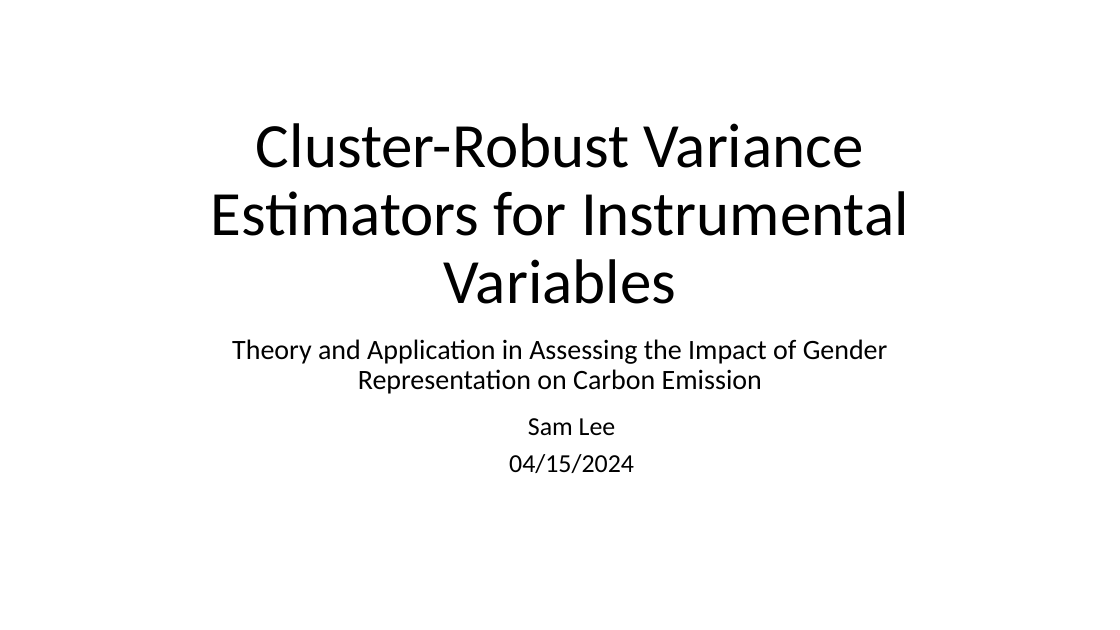
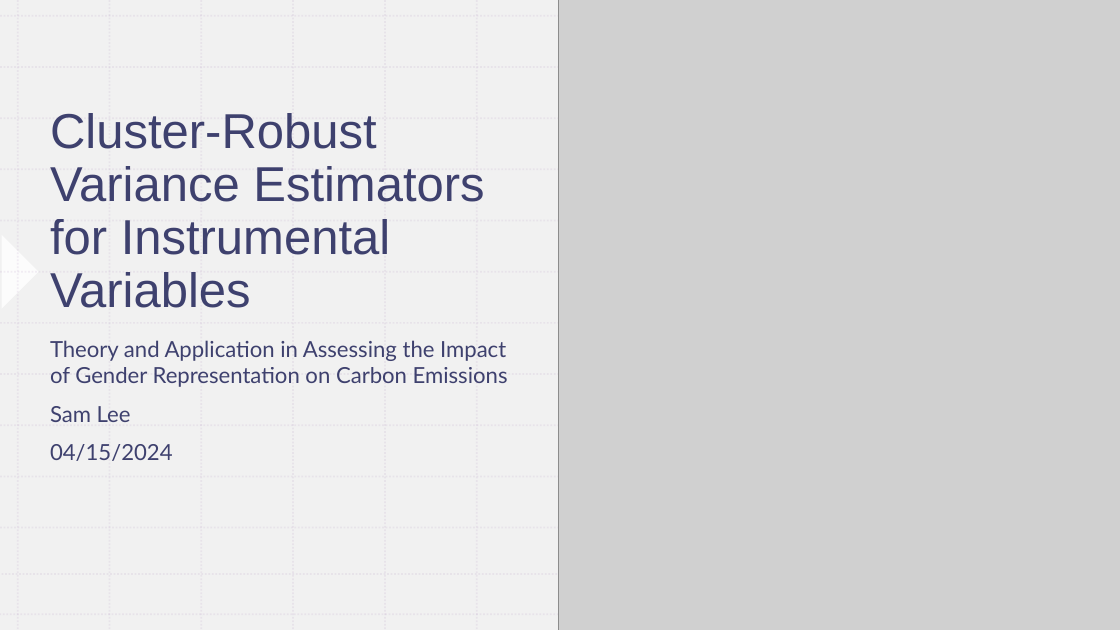
Before and after one commit to SamLeeBYU/Elections, a slide deck: slide 1 of CRVE/Cluster-Robust Variance Estimators for Instrumental Variables.pptx. Drawn at 1120x630 pixels with LibreOffice and Linux fonts; fonts in the diff are those of the drawing; grey boxes stand for pictures. Boxes give left, top, right and bottom in pixels: in the first picture for what was removed or moved away, otherwise in the second. Text is boxed around its words. In the diff, an @@ line names an element or a change of style, - is before the commit and + after.

```diff
--- a/CRVE/Cluster-Robust Variance Estimators for Instrumental Variables.pptx
+++ b/CRVE/Cluster-Robust Variance Estimators for Instrumental Variables.pptx
@@ rectangle added at bbox=[0, 0, 1120, 630], fill #FFFFFF @@
@@ rectangle added at bbox=[0, 0, 1120, 630], fill #EEEEEE at 80% opacity @@
@@ picture added at bbox=[559, 0, 1120, 630] @@
@@ freeform shape added at bbox=[734, 0, 1120, 152], fill #AAA1FE at 50% opacity @@
@@ title "Cluster-Robust Variance Estimators for Instrumental ...": place and size @@
-title "Cluster-Robust Variance Estimators for Instrumental ..." at bbox=[211, 123, 909, 304]
+title "Cluster-Robust Variance Estimators for Instrumental ..." at bbox=[50, 113, 484, 308]
@@ title "Cluster-Robust Variance Estimators for Instrumental ..." at bbox=[50, 113, 484, 308]: size 54 to 42 pt, font Calibri to Arial, text colour #000000 to #12154E at 80% opacity; alignment centre to left @@
@@ right triangle added at bbox=[0, 235, 39, 308], fill #FFFFFF at 80% opacity @@
@@ subtitle at bbox=[50, 340, 508, 461]: text changed; size 24 to 19 pt; font Calibri to Lato; text colour #000000 to #12154E at 80% opacity @@
-Theory and Application in Assessing the Impact of Gender Representation on Carbon Emission
+Theory and Application in Assessing the Impact of Gender Representation on Carbon Emissions
+Sam Lee
+04/15/2024
@@ text removed at bbox=[509, 418, 634, 473] @@
-Sam Lee
-04/15/2024
@@ freeform shape added at bbox=[0, 460, 256, 630], fill #220BFD at 20% opacity @@
@@ group added at bbox=[0, 0, 1120, 630]: 26 lines @@
@@ group added at bbox=[0, 0, 1120, 630]: 26 lines @@
```
Also in this commit, not shown: 20 slides added, 5 other files.
